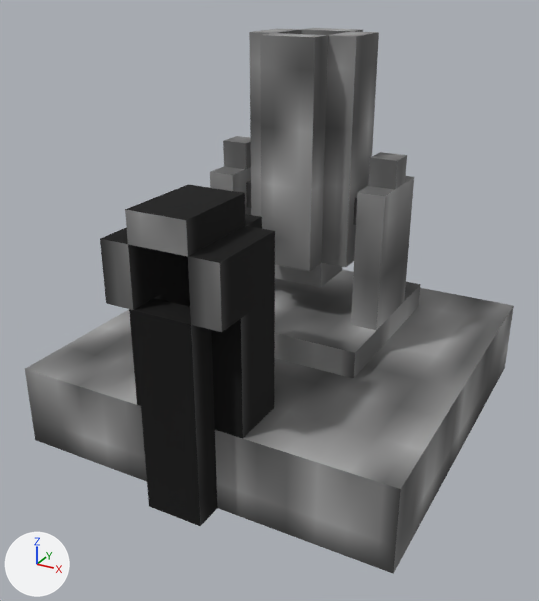
Renders of the OBJ model src/main/resources/assets/pneumaticcraft/models/block/air_cannon.obj from each side of a commit.
Rendered twice from a 50 mm lens placed at (1.348, -2.163, 1.135), pointed at (0.494, -0.61, 0.358). The axes (+X, +Y, +Z) are drawn at lower left. The lights are the same throughout. Where no turn or scale is listed for an object, it has been applied to the vertices. Vertices at the same position are counted once.

In view in the first picture: 'air_cannon'.
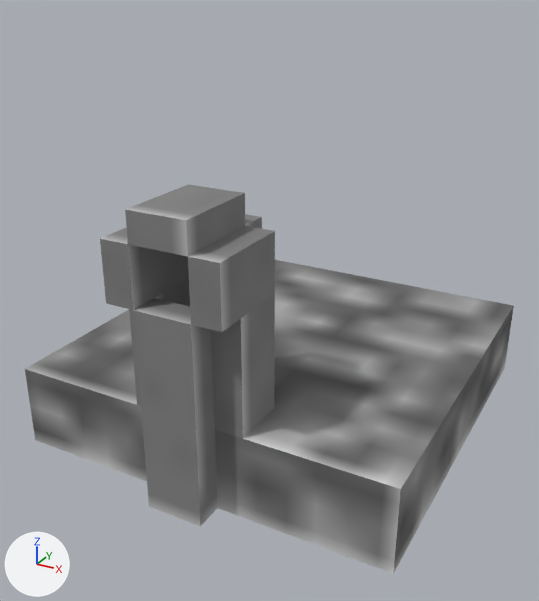
Location of each change, [x1, y1, x2, y2] in pixels of the pictures (539 x 601 px):
'air_cannon', surface changed, reshaped (29% shorter): before [25, 28, 514, 574]; after [25, 184, 514, 574]
part 1 of me_air_cannon, deleted: before [210, 28, 421, 378]

The change in detail:
Picture 'air_cannon_base' (img_air_cannon_base) is new.
Material 'defaultMaterial' (mat_defaultmaterial) changes its picture from img_air_cannon to img_air_cannon_base.
me_air_cannon is used by ob_air_cannon; location (0.0, 0.0, 0.0).
me_air_cannon had 132 vertices, 120 faces and spanned x 0.0..1.0, y -1.071..0.0, z 0.0..1.0.
me_air_cannon now has 48 vertices, 48 faces and spans x 0.0..1.0, y -1.071..0.0, z 0.0..0.714.
me_air_cannon part 1: 8 loose pieces with 84 vertices, spanning x 0.25..0.75, y -0.643..-0.143, z 0.214..1.0, are deleted.
